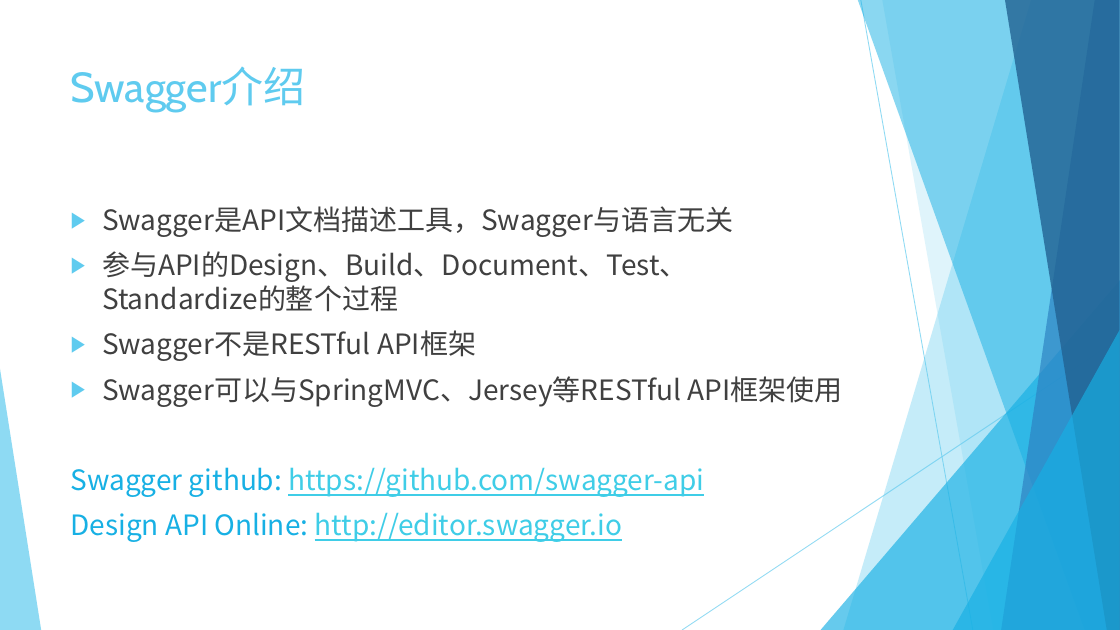
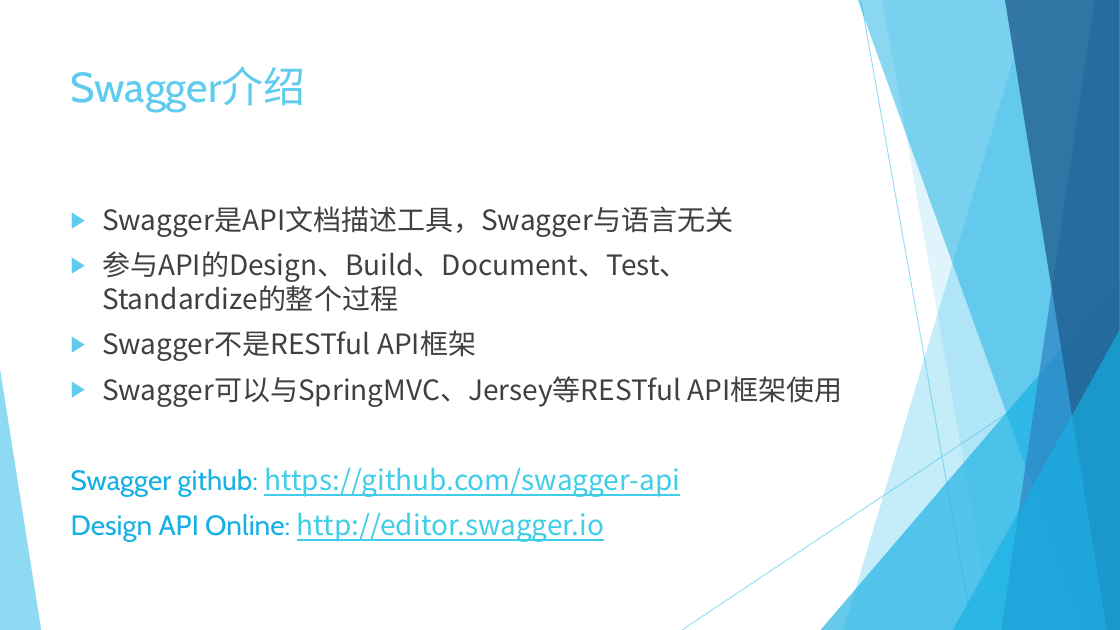
Before and after one commit to Crab2died/micro-boot, a slide deck: slide 12 of rest-api/RESTful.pptx. Drawn at 1120x630 pixels with LibreOffice and Linux fonts; fonts in the diff are those of the drawing. Boxes give left, top, right and bottom in pixels: in the first picture for what was removed or moved away, otherwise in the second. Text is boxed around its words. In the diff, an @@ line names an element or a change of style, - is before the commit and + after.

```diff
--- a/rest-api/RESTful.pptx
+++ b/rest-api/RESTful.pptx
@@ text at (x1=71, y1=467, x2=680, y2=542): font Noto Sans CJK SC to Cabin in "Swagger github:", "Design API Online:" @@
```
Also in this commit, not shown: 2 other slides changed.
